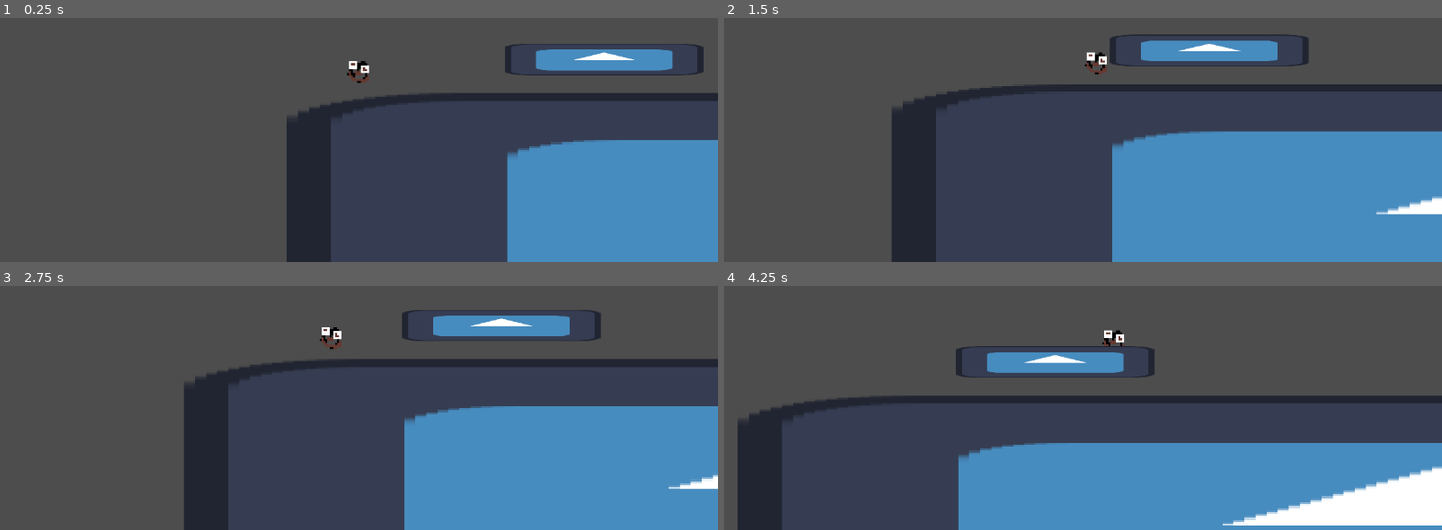
Above: before the commit, frames 1-4 (two rows, left to right).
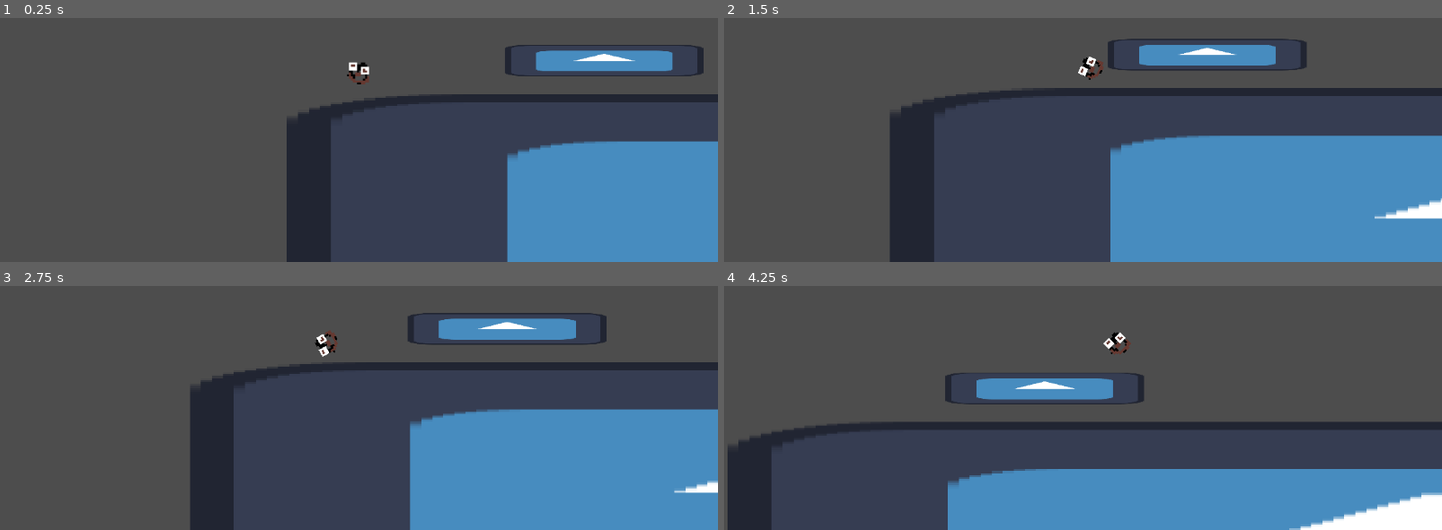
Above: after the commit, the same moments.

Repository: JeremyLikesCats/SuperKoalaRun
Game: Godot game, scene res://Scenes & Scripts/Levels/level_test.tscn
The game is run twice, just before and just after one commit, with the same random seed, the same clock (stepped at 60 frames per second) and the same inputs. The project has no main scene, so this scene is started directly. The engine's default icon, where the game draws it, is replaced by a stand-in: a white triangle on a blue panel in a dark square.
Inputs:
- Up to frame 1 (0.25 s): no input
- Up to frame 2 (1.5 s): hold D (Right) from 0.53 s (still down); tap Space (Jump) at 0.77 s
- Up to frame 3 (2.75 s): tap Space (Jump) at 1.52 s; release D (Right) at 2.03 s; hold A (Left) from 2.03 s (still down)
- Up to frame 4 (4.25 s): release A (Left) at 2.78 s; hold D (Right) from 2.78 s (still down); tap Space (Jump) at 3.02, 3.77 s

The runs differ from the first frame. In frame 1, 1.4% of the frame differs, in the area x 44-100%, y 10-57%; in frame 2, 6.0%; in frame 3, 5.9%; in frame 4, 22%, in the area x 0-100%, y 18-100%.

Commit message:
Better movement

Diff:
--- a/Scenes & Scripts/Characters/player.gd
+++ b/Scenes & Scripts/Characters/player.gd
@@ -1,15 +1,15 @@
 extends CharacterBody2D
 
 const MASS = 10
-const GRAVITY = 98
+const GRAVITY = 75
 const FRICTION = 100 * MASS
 const WEIGHT = MASS * GRAVITY
-const MAX_SPEED = 5500
-const MAX_JUMP_HEIGHT = 23
-const MOVE_THRUST = 4000 * MASS
+const MAX_SPEED = 6000
+const MAX_JUMP_HEIGHT = 25
+const MOVE_THRUST = 1500 * MASS
 const JUMP_SPEED = 13 * MASS
 const HOLD_JUMP_SPEED = 16 * MASS
-const JUMP_ACCELERATION_FACTOR = 0.03 # How much your move thrust is affected when jumping
+const JUMP_ACCELERATION_FACTOR = 0.05 # How much your move thrust is affected when jumping
 
 var jumping = false
 var jump_height = 0
@@ -30,6 +30,7 @@
 func move(delta: float) -> void:
 	if is_on_floor():
 		if Input.is_action_pressed("Left") or Input.is_action_pressed("Right"):
+			rotation += 0.1 * Input.get_axis("Left", "Right")
 			velocity.x = move_toward(velocity.x, Input.get_axis("Left", "Right") * MAX_SPEED * delta, MOVE_THRUST * delta)
 		velocity.y = 0
 		if Input.is_action_just_pressed("Jump"):
@@ -38,6 +39,7 @@
 
 	else:
 		if Input.is_action_pressed("Left") or Input.is_action_pressed("Right"):
+			rotation += 0.08 * Input.get_axis("Left", "Right")
 			velocity.x = move_toward(velocity.x, Input.get_axis("Left", "Right") * MAX_SPEED * delta, MOVE_THRUST * delta * JUMP_ACCELERATION_FACTOR)
 		if Input.is_action_pressed("Jump") and jumping:
 			print("hi")
--- a/Scenes & Scripts/Characters/player.tscn
+++ b/Scenes & Scripts/Characters/player.tscn
@@ -3,8 +3,8 @@
 [ext_resource type="Script" uid="uid://bxmd12kt3e84p" path="res://Scenes & Scripts/Characters/player.gd" id="1_eiqjv"]
 [ext_resource type="Texture2D" uid="uid://cqhwverf4785a" path="res://Assets/Sprite-0001.png" id="1_vyvq2"]
 
-[sub_resource type="RectangleShape2D" id="RectangleShape2D_cko2x"]
-size = Vector2(16, 16)
+[sub_resource type="CircleShape2D" id="CircleShape2D_eiqjv"]
+radius = 8.0
 
 [node name="Player" type="CharacterBody2D"]
 script = ExtResource("1_eiqjv")
@@ -13,7 +13,7 @@
 texture = ExtResource("1_vyvq2")
 
 [node name="CollisionShape2D" type="CollisionShape2D" parent="."]
-shape = SubResource("RectangleShape2D_cko2x")
+shape = SubResource("CircleShape2D_eiqjv")
 
 [node name="Camera2D" type="Camera2D" parent="."]
 zoom = Vector2(3.173, 3.173)
--- a/Scenes & Scripts/Levels/level_test.tscn
+++ b/Scenes & Scripts/Levels/level_test.tscn
@@ -28,7 +28,7 @@
 [node name="StaticBody2D2" type="StaticBody2D" parent="."]
 
 [node name="CollisionShape2D" type="CollisionShape2D" parent="StaticBody2D2"]
-position = Vector2(160, 544)
+position = Vector2(159, 538)
 shape = SubResource("RectangleShape2D_gm2ak")
 
 [node name="Sprite2D" type="Sprite2D" parent="StaticBody2D2"]
